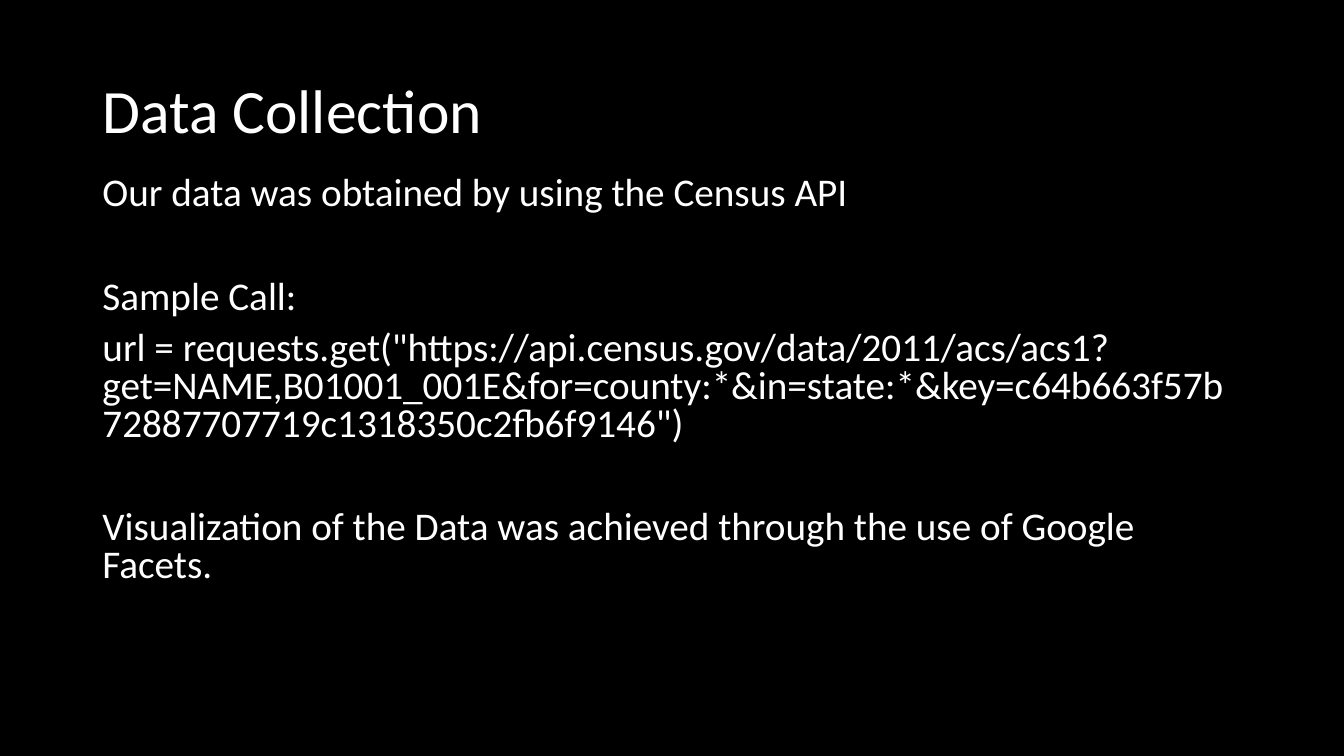
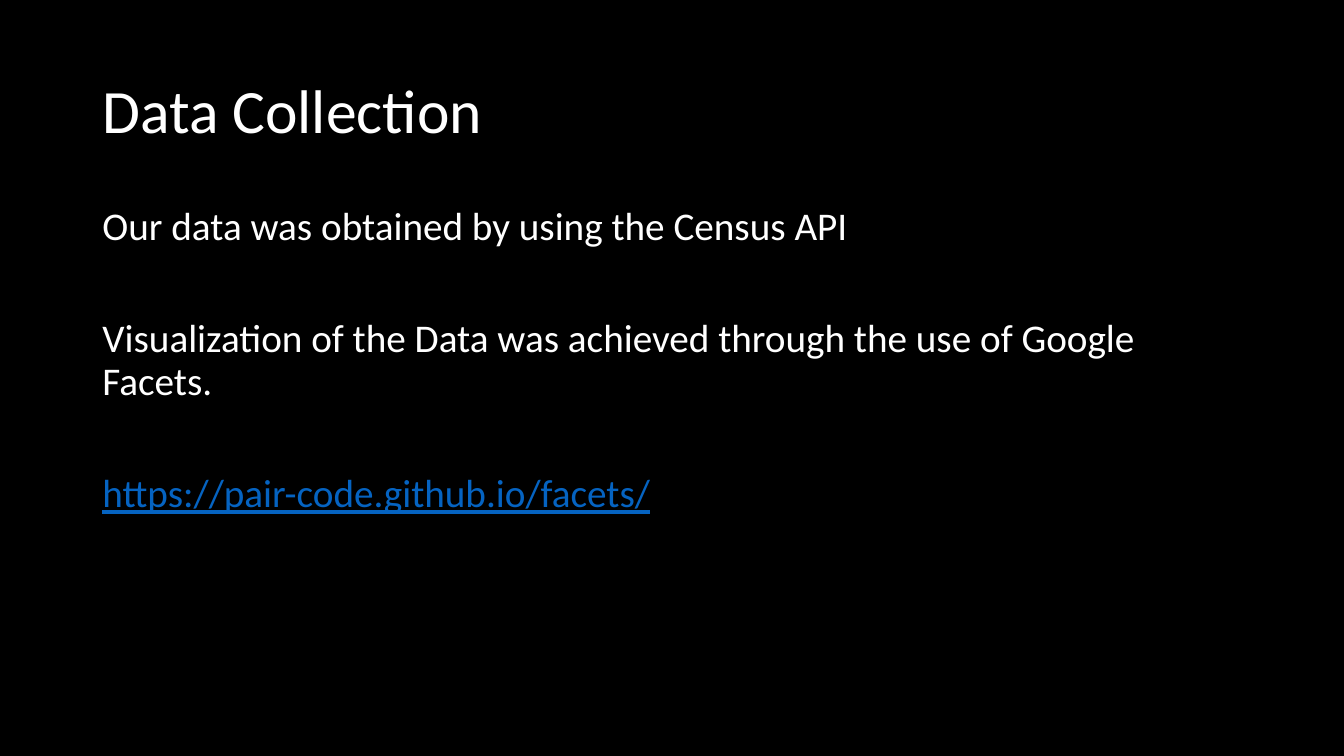
Before and after one commit to milsteam4144/GLAPS, a slide deck: slide 5 of Presentation/GLAPS Presentation.pptx (slide 6 before the commit). Drawn at 1344x756 pixels with LibreOffice and Linux fonts; fonts in the diff are those of the drawing. Boxes give left, top, right and bottom in pixels: in the first picture for what was removed or moved away, otherwise in the second. Text is boxed around its words. In the diff, an @@ line names an element or a change of style, - is before the commit and + after.

```diff
--- a/Presentation/GLAPS Presentation.pptx
+++ b/Presentation/GLAPS Presentation.pptx
@@ text "Our data was obtained by ...": place and size @@
-text "Our data was obtained by ..." at [102,178,1223,579]
+text "Our data was obtained by ..." at [102,212,1135,514]
@@ text at [102,212,1135,396]: line spacing 0.8 to 0.9 @@
@@ text at [102,282,1223,409]: paragraphs removed @@
-Sample Call:
-url = requests.get("https://api.census.gov/data/2011/acs/acs1?get=NAME,B01001_001E&for=county:*&in=state:*&key=c64b663f57b72887707719c1318350c2fb6f9146")
@@ text at [102,479,650,514]: paragraph added @@
+https://pair-code.github.io/facets/
```
Also in this commit, not shown: 4 other slides changed, 1 slide added, 4 slides removed.
